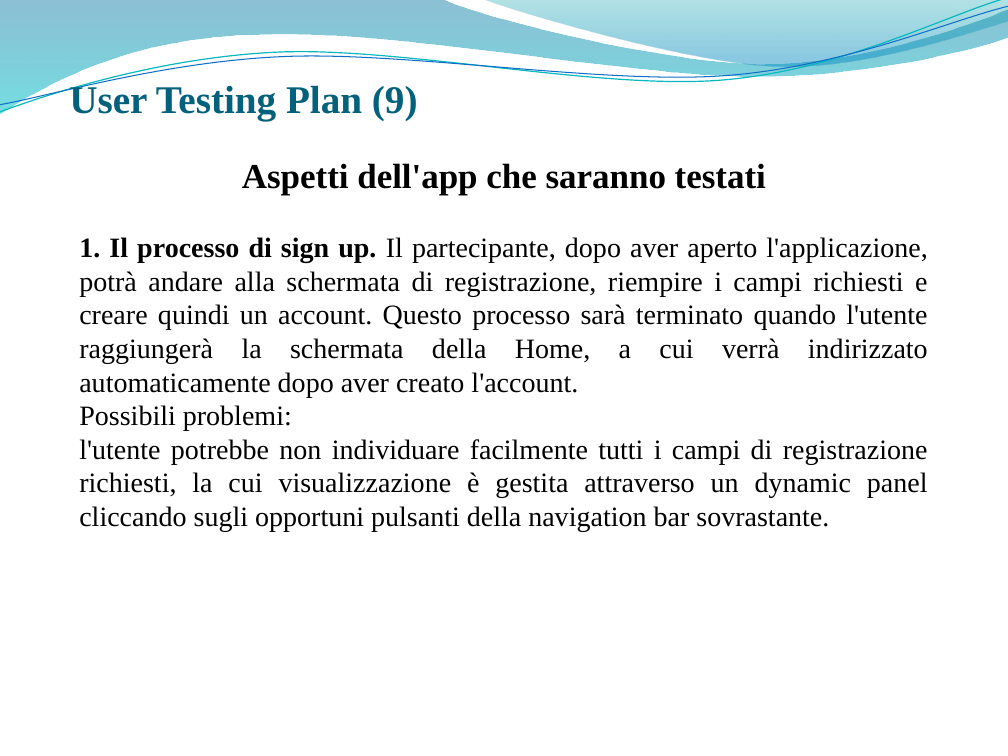
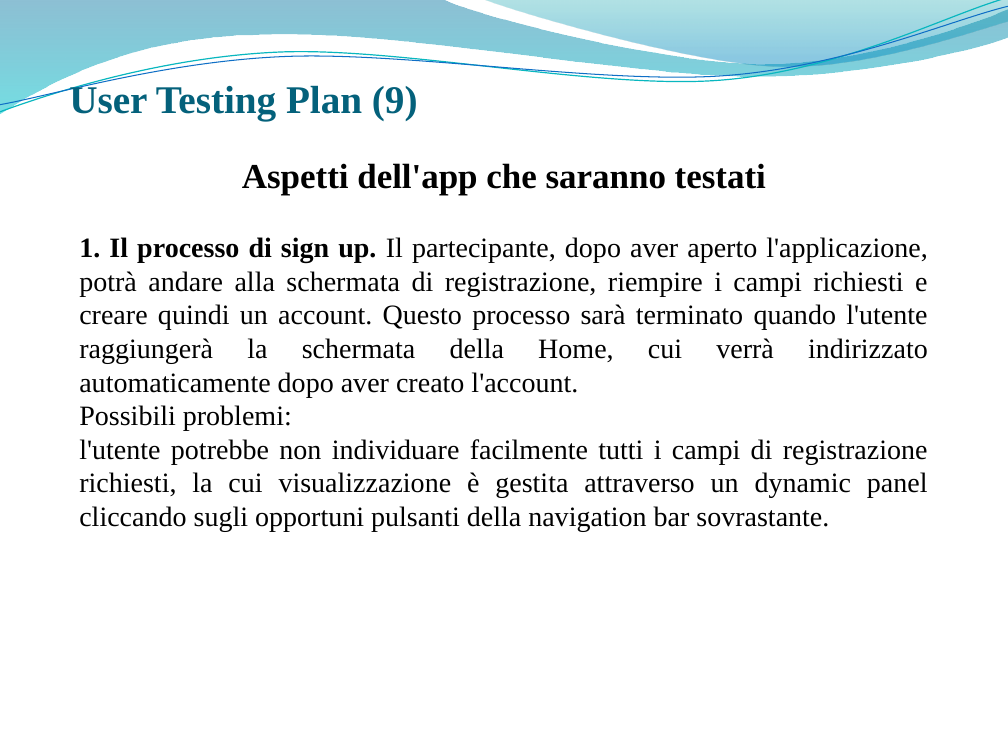
Before and after one commit to giusmastro91/Cognitive-systems, a slide deck: slide 14 of Prova_6_RisultatiValutazione/Leone_Mastrosimone_PresentazioneProgetto.pptx. Drawn at 1008x756 pixels with LibreOffice and Linux fonts; fonts in the diff are those of the drawing; background and template pictures are left out. Boxes give left, top, right and bottom in pixels: in the first picture for what was removed or moved away, otherwise in the second. Text is boxed around its words. In the diff, an @@ line names an element or a change of style, - is before the commit and + after.

```diff
--- a/Prova_6_RisultatiValutazione/Leone_Mastrosimone_PresentazioneProgetto.pptx
+++ b/Prova_6_RisultatiValutazione/Leone_Mastrosimone_PresentazioneProgetto.pptx
@@ text at [79,237,928,397]: text changed @@
-1. Il processo di sign up. Il partecipante, dopo aver aperto l'applicazione, potrà andare alla schermata di registrazione, riempire i campi richiesti e creare quindi un account. Questo processo sarà terminato quando l'utente raggiungerà la schermata della Home, a cui verrà indirizzato automaticamente dopo aver creato l'account.
+1. Il processo di sign up. Il partecipante, dopo aver aperto l'applicazione, potrà andare alla schermata di registrazione, riempire i campi richiesti e creare quindi un account. Questo processo sarà terminato quando l'utente raggiungerà la schermata della Home, cui verrà indirizzato automaticamente dopo aver creato l'account.
```
Also in this commit, not shown: 2 other slides changed.
